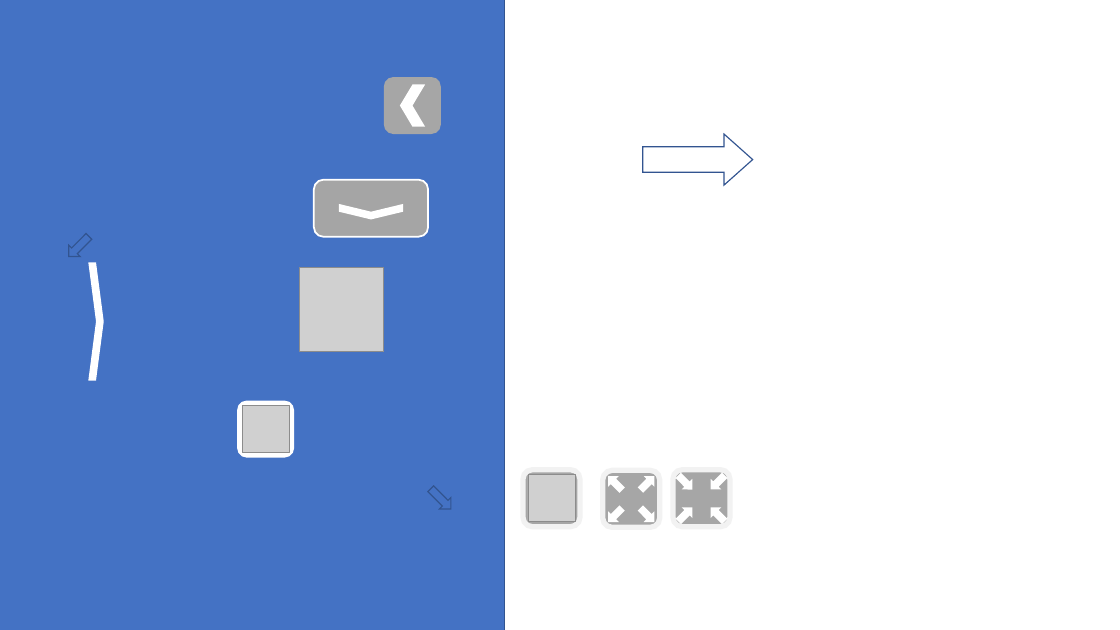
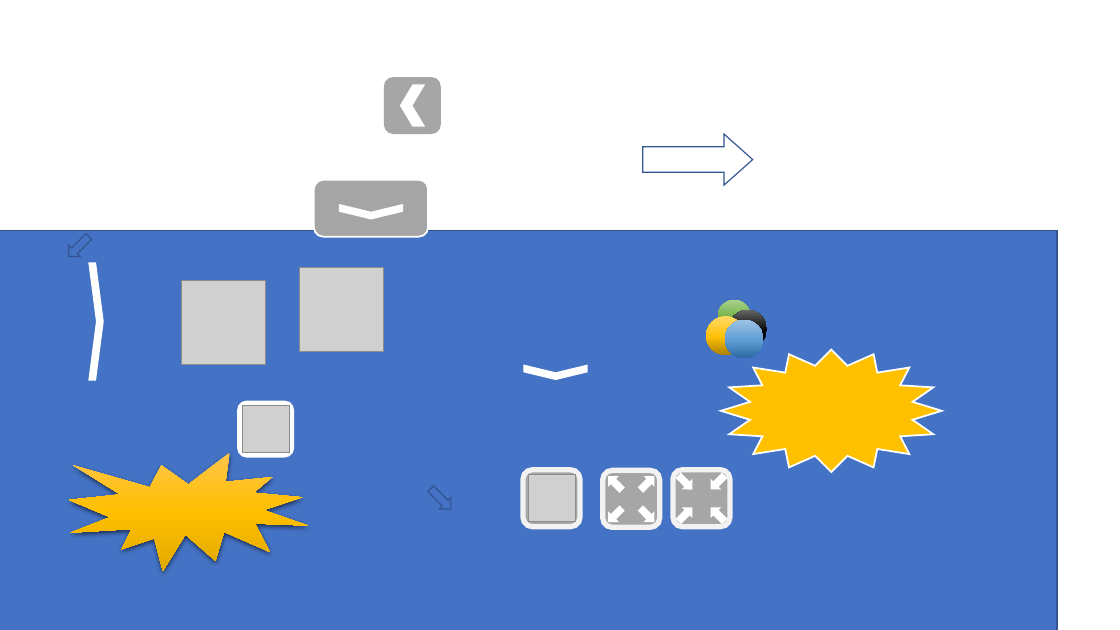
Before and after one commit to dyzsunson/RabbitCatchIt_VR, a slide deck: slide 2 of Document/Rabbit_Tutorial.pptx. Drawn at 1120x630 pixels with LibreOffice and Linux fonts; fonts in the diff are those of the drawing; grey boxes stand for pictures. Boxes give left, top, right and bottom in pixels: in the first picture for what was removed or moved away, otherwise in the second. Text is boxed around its words. In the diff, an @@ line names an element or a change of style, - is before the commit and + after.

```diff
--- a/Document/Rabbit_Tutorial.pptx
+++ b/Document/Rabbit_Tutorial.pptx
@@ rectangle: place and size @@
-rectangle at bbox=[0, 0, 505, 630]
+rectangle at bbox=[0, 231, 1057, 630]
@@ picture added at bbox=[181, 281, 266, 365] @@
@@ ellipse added at bbox=[707, 317, 745, 355], fill gradient #AB8100 to #FFC208 to #FFD966 @@
@@ ellipse added at bbox=[718, 300, 750, 333], fill gradient #4B7430 to #74B349 to #A9D18E @@
@@ ellipse added at bbox=[725, 320, 764, 359], fill gradient #2A69A2 to #609ED6 to #9DC3E6 @@
@@ ellipse added at bbox=[728, 310, 767, 349], fill gradient #000000 to #080808 to #666666 @@
@@ star added at bbox=[721, 350, 942, 472], fill #FFC000, outline #FFFFFF 1.5 pt @@
@@ irregular seal added at bbox=[69, 453, 308, 571], fill gradient #FFC64B to #FFC000 to #E3AB00 @@
```
Also in this commit, not shown: 19 other files.
